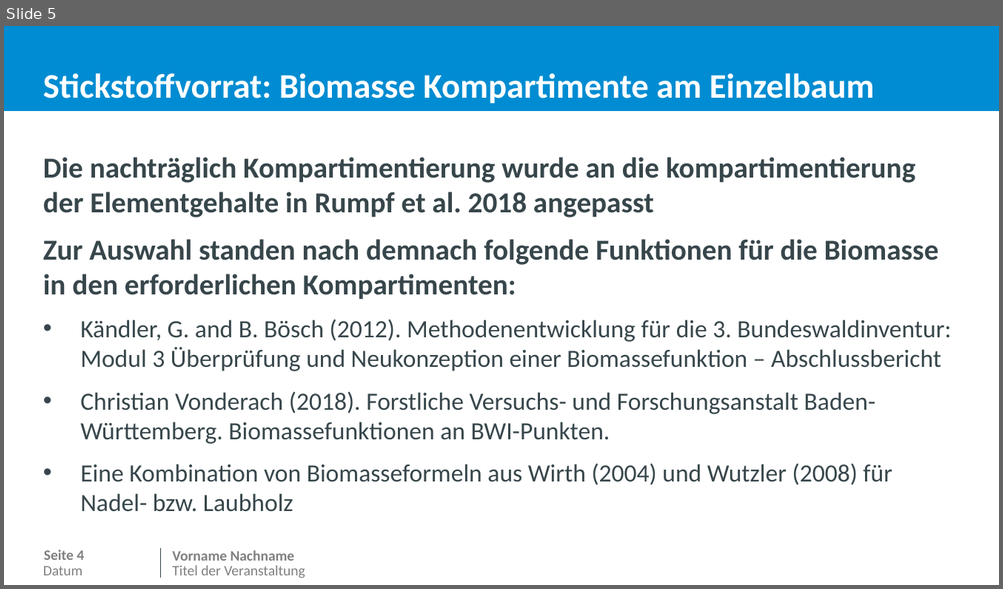
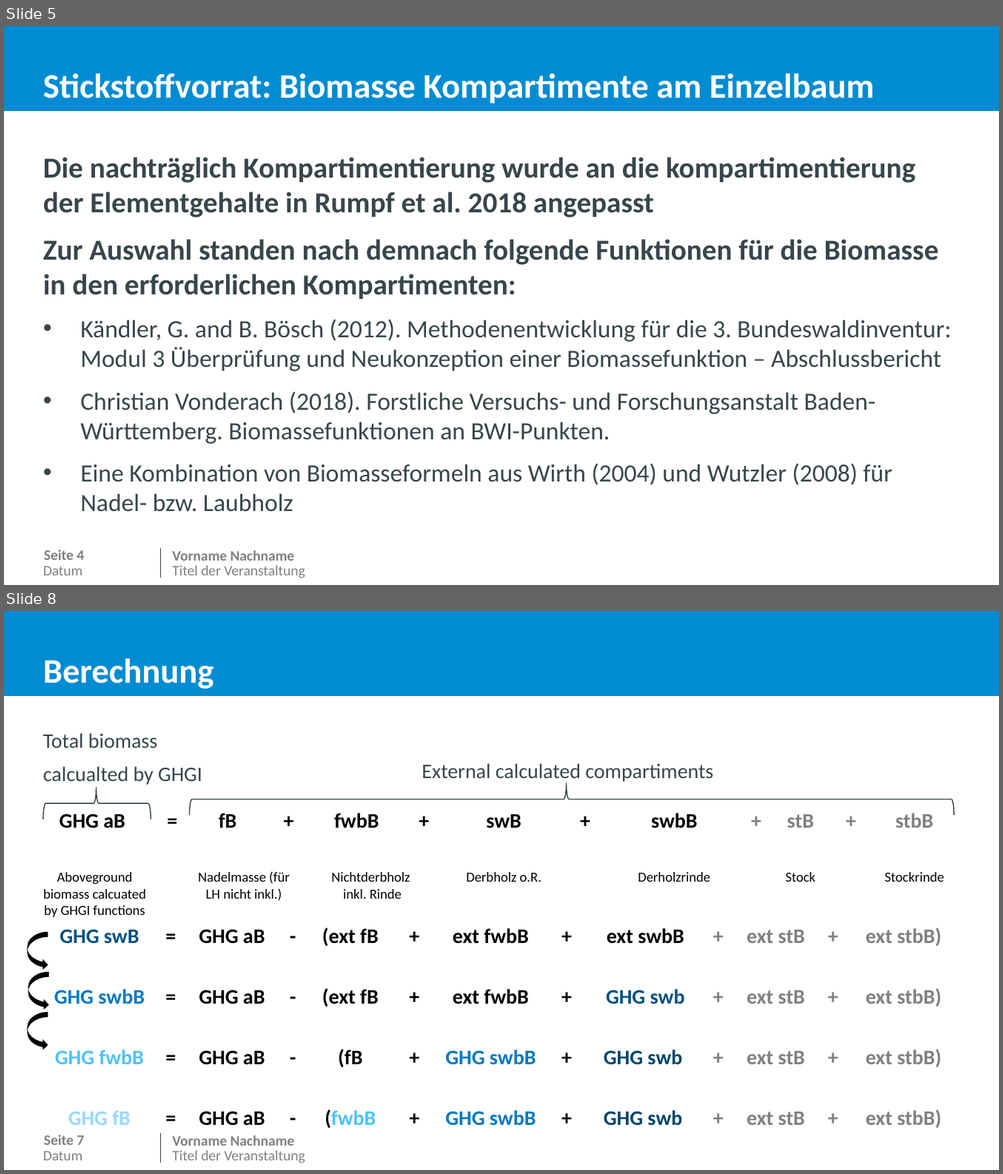
Before and after one commit to JetteGercken/TI_BZE_BE_analysis, a slide deck: info/biomasse_vergleich_MoMoK_BE.pptx. Shown one above the other, each under a label of ours: slide 5 before the commit, slides 5 and 8 after it; the slides between them are not shown. The pictures are 1003x589 and 1003x1174 pixels, drawn with LibreOffice and Linux fonts; fonts in the diff are those of the drawing; background and template pictures are left out. Boxes give left, top, right and bottom in pixels: in the first picture for what was removed or moved away, otherwise in the second. Text is boxed around its words. In the diff, an @@ line names an element or a change of style, - is before the commit and + after.

```diff
--- a/info/biomasse_vergleich_MoMoK_BE.pptx
+++ b/info/biomasse_vergleich_MoMoK_BE.pptx
@@ slide 8 added at <box>4,611,999,1170</box>, background #FFFFFF; not listed: 6 template elements that a slide beside it also shows @@
@@ title added at <box>43,658,214,689</box>, 25 pt, text #FFFFFF, bold @@
+Berechnung
@@ text added at <box>43,733,202,785</box>, 15 pt, text #37464B @@
+Total biomass calcualted by GHGI
@@ text added at <box>421,763,713,783</box>, 15 pt, text #37464B @@
+External calculated compartiments
@@ right brace added at <box>42,787,151,819</box>, outline #35454A 0.75 pt @@
@@ right brace added at <box>190,783,954,815</box>, outline #35454A 0.75 pt @@
@@ table added at <box>32,804,969,920</box>, 2 rows, 13 columns @@
+GHG aB | = | fB | + | fwbB | + | swB | + | swbB | + | stB | + | stbB
+Aboveground biomass calcuated by GHGI functions |  | Nadelmasse (für LH nicht inkl.) |  | Nichtderbholz / inkl. Rinde |  | Derbholz o.R. |  | Derholzrinde |  | Stock |  | Stockrinde
@@ table added at <box>42,920,955,1131</box>, 5 rows, 13 columns @@
+GHG swB | = | GHG aB | - | (ext fB | + | ext fwbB | + | ext swbB | + | ext stB | + | ext stbB)
+GHG swbB | = | GHG aB | - | (ext fB | + | ext fwbB | + | GHG swb | + | ext stB | + | ext stbB)
+GHG fwbB | = | GHG aB | - | (fB | + | GHG swbB | + | GHG swb | + | ext stB | + | ext stbB)
+GHG fB | = | GHG aB | - | (fwbB | + | GHG swbB | + | GHG swb | + | ext stB | + | ext stbB)
+ |  |  |  |  |  |  |  |  |  |  |  | 
@@ curved right arrow added at <box>27,932,48,971</box>, fill #000000 @@
@@ curved right arrow added at <box>28,972,48,1011</box>, fill #000000 @@
@@ curved right arrow added at <box>27,1012,48,1051</box>, fill #000000 @@
```
Also in this commit, not shown: 3 slides changed, 1 other file.
